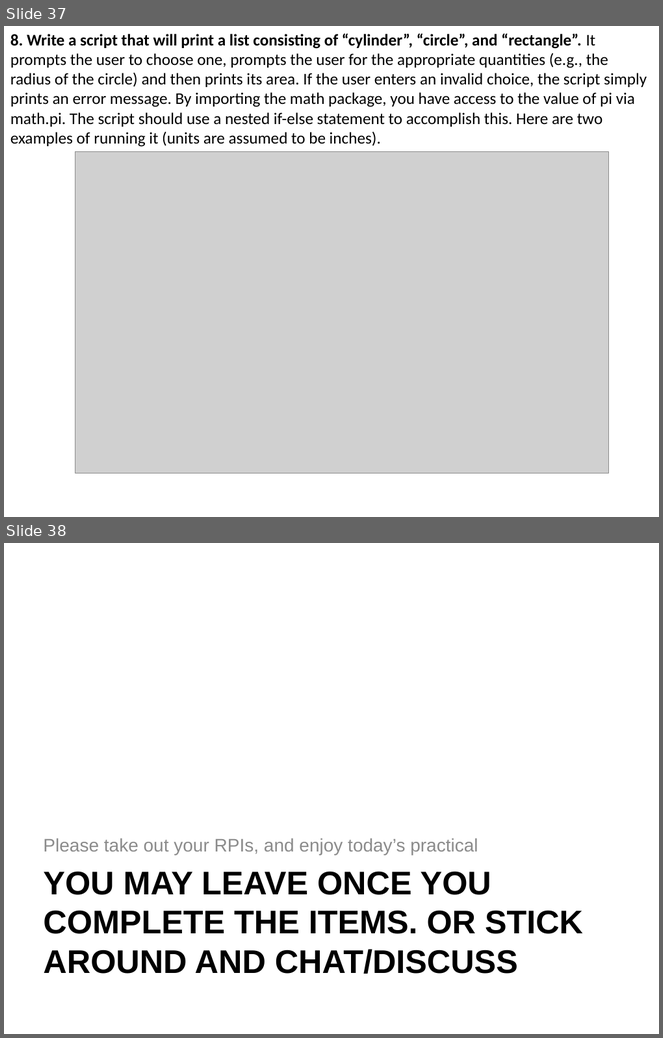
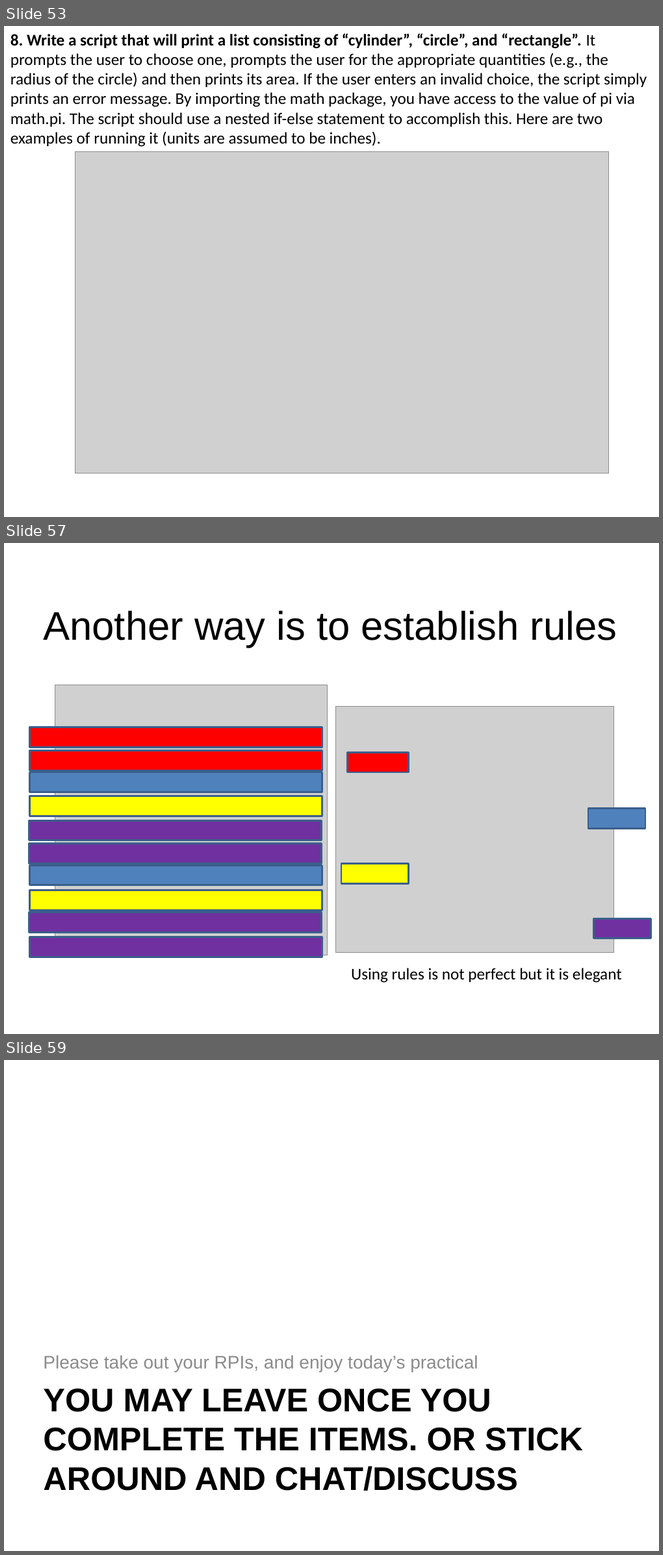
Before and after one commit to gohwils/biodatascience, a slide deck: BS1009/Week5_Tut_OperatorsSelection_sol_slides.pptx. Shown one above the other, each under a label of ours: slides 37 and 38 before the commit, slides 53, 57 and 59 after it; the slides between them are not shown. The pictures are 663x1038 and 663x1555 pixels, drawn with LibreOffice and Linux fonts; fonts in the diff are those of the drawing; grey boxes stand for pictures; background and template pictures are left out. Boxes give left, top, right and bottom in pixels: in the first picture for what was removed or moved away, otherwise in the second. Text is boxed around its words. In the diff, an @@ line names an element or a change of style, - is before the commit and + after.

```diff
--- a/BS1009/Week5_Tut_OperatorsSelection_sol_slides.pptx
+++ b/BS1009/Week5_Tut_OperatorsSelection_sol_slides.pptx
@@ slide 57 added at (4, 543, 659, 1034), background #FFFFFF @@
@@ title added at (43, 611, 617, 648), 44 pt, text #000000 @@
+Another way is to establish rules
@@ picture added at (55, 685, 327, 955) @@
@@ picture added at (336, 706, 614, 953) @@
@@ rectangle added at (29, 727, 322, 746), fill #FF0000, outline #3A5F8C 2 pt @@
@@ rectangle added at (29, 751, 322, 771), fill #FF0000, outline #3A5F8C 2 pt @@
@@ rectangle added at (347, 753, 408, 772), fill #FF0000, outline #3A5F8C 2 pt @@
@@ rectangle added at (29, 772, 322, 792), fill #4F81BD, outline #3A5F8C 2 pt @@
@@ rectangle added at (29, 797, 322, 816), fill #FFFF00, outline #3A5F8C 2 pt @@
@@ rectangle added at (588, 809, 646, 828), fill #4F81BD, outline #3A5F8C 2 pt @@
@@ rectangle added at (29, 821, 322, 841), fill #7030A0, outline #3A5F8C 2 pt @@
@@ rectangle added at (29, 844, 322, 863), fill #7030A0, outline #3A5F8C 2 pt @@
@@ rectangle added at (29, 865, 322, 885), fill #4F81BD, outline #3A5F8C 2 pt @@
@@ rectangle added at (341, 864, 408, 884), fill #FFFF00, outline #3A5F8C 2 pt @@
@@ rectangle added at (29, 890, 322, 910), fill #FFFF00, outline #3A5F8C 2 pt @@
@@ rectangle added at (29, 913, 322, 932), fill #7030A0, outline #3A5F8C 2 pt @@
@@ rectangle added at (594, 919, 651, 939), fill #7030A0, outline #3A5F8C 2 pt @@
@@ rectangle added at (29, 938, 322, 957), fill #7030A0, outline #3A5F8C 2 pt @@
@@ text added at (351, 968, 622, 983), 18 pt, text #000000 @@
+Using rules is not perfect but it is elegant
@@ what was slide 37 is now slide 53 @@
@@ what was slide 38 is now slide 59 @@
```
Also in this commit, not shown: 1 slide changed, 20 other slides added.
